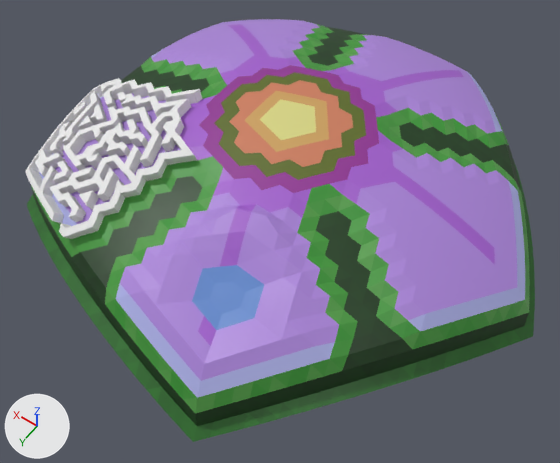
The Blender file Assets/Models/Planet/Planet part 02.blend as it was, and as the next commit left it.
Before and after are seen from a 50 mm camera at (-0.455, 0.662, 1.504) aimed at (-0.039, 0.079, 0.588). Every picture has the same lights, and +X, +Y and +Z are marked at lower left.

The older version as bpy lines, for what is in view:
```python
me_planet_part_02 = bpy.data.meshes.new('Planet part 02')
me_planet_part_02.from_pydata(...)  # 1266 vertices, 2420 faces; spans x -0.421..0.364, y -0.4..0.399, z 0.55..0.736
me_planet_part_02.materials.append(mat_colour_palette___desaturated_png_001)  # picture img_colour_palette___desaturated_png_001
me_planet_part_02_001 = bpy.data.meshes.new('Planet part 02.001')
me_planet_part_02_001.from_pydata(...)  # 956 vertices, 1409 faces; spans x 0.067..0.342, y 0.023..0.306, z 0.617..0.736
# faces by material slot: [942, 467]
me_planet_part_02_001.materials.append(mat_material)  # white #e7e7e7
me_planet_part_02_001.materials.append(mat_raised)  # white #e7e7e7
ob_hedgemaze = bpy.data.objects.new('HedgeMaze', me_planet_part_02_001)
ob_hedgemaze.location = (0.0, 0.0, 0.0)
ob_planet_part_02 = bpy.data.objects.new('Planet part 02', me_planet_part_02)
ob_planet_part_02.location = (0.0, 0.0, 0.0)
```
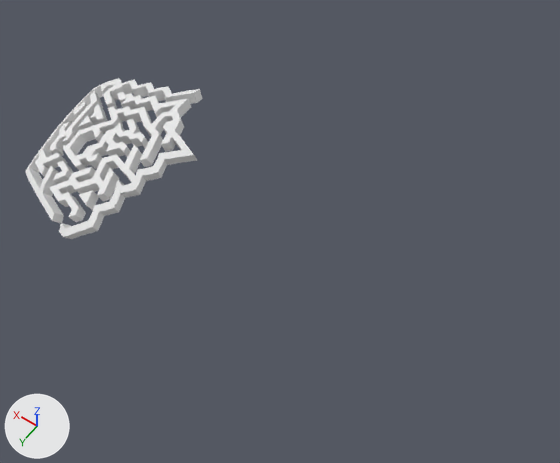
Boxes [x1, y1, x2, y2] around the edits, measured in the pictures (560 x 463 px):
```json
{"object": "Planet part 02", "change": "hidden", "before": [27, 19, 535, 442]}
```

Edits to the scene script, one JSON object a line:
```json
{"op": "add", "block": "ob_planet_part_02", "code": "ob_planet_part_02.hide_viewport = True"}
```
